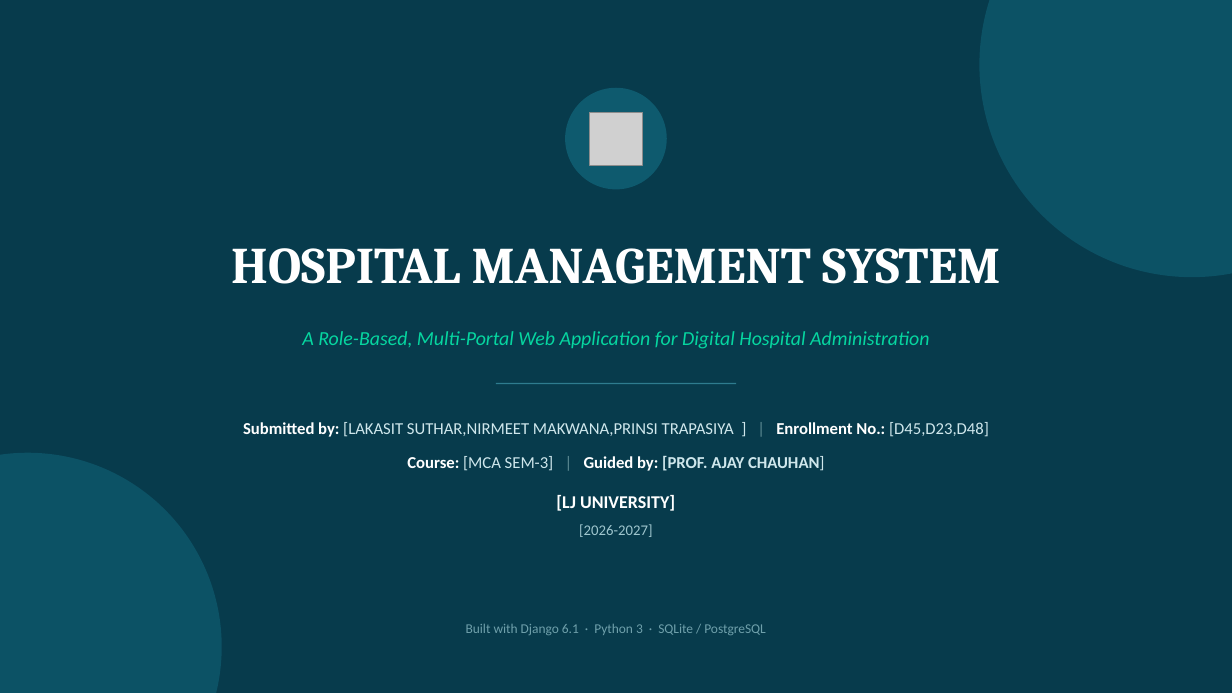
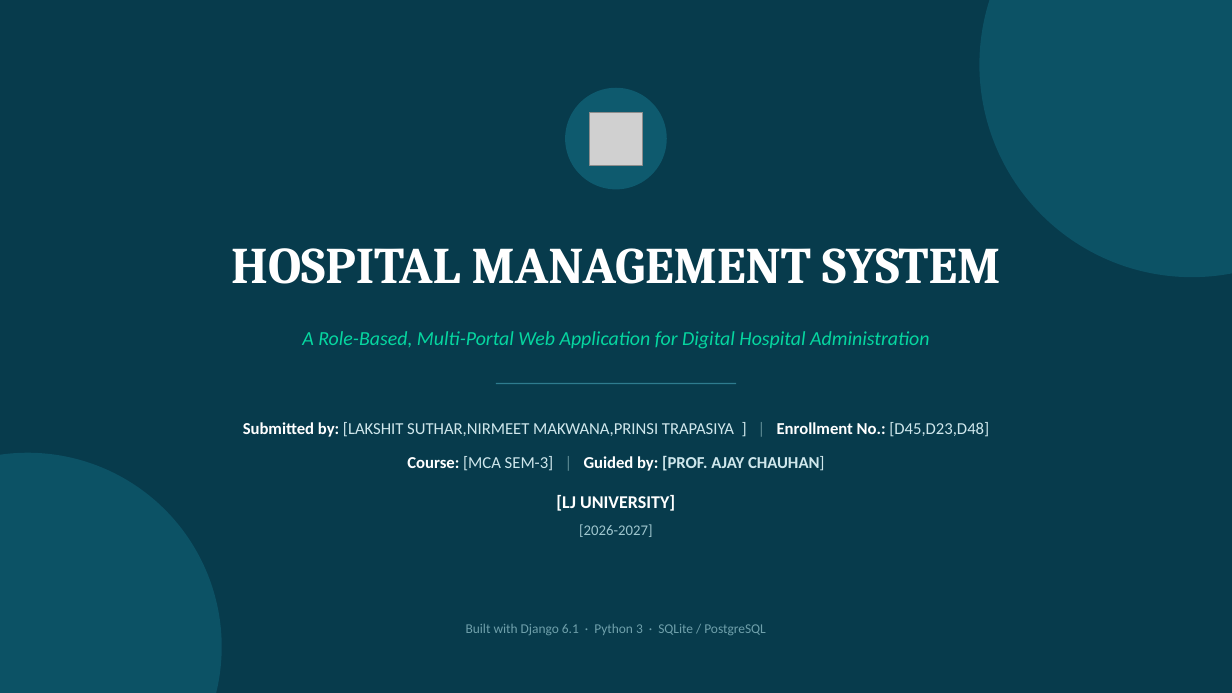
Before and after one commit to lakshitbuilds/Hospital-Management-System, a slide deck: slide 1 of HMS_Project_Presentation.pptx. Drawn at 1232x693 pixels with LibreOffice and Linux fonts; fonts in the diff are those of the drawing; grey boxes stand for pictures. Boxes give left, top, right and bottom in pixels: in the first picture for what was removed or moved away, otherwise in the second. Text is boxed around its words. In the diff, an @@ line names an element or a change of style, - is before the commit and + after.

```diff
--- a/HMS_Project_Presentation.pptx
+++ b/HMS_Project_Presentation.pptx
@@ text at box(243, 422, 989, 437): text changed @@
-Submitted by: [LAKASIT SUTHAR,NIRMEET MAKWANA,PRINSI TRAPASIYA ] | Enrollment No.: [D45,D23,D48]
+Submitted by: [LAKSHIT SUTHAR,NIRMEET MAKWANA,PRINSI TRAPASIYA ] | Enrollment No.: [D45,D23,D48]
```
Also in this commit, not shown: 5 other slides changed, 4 slides removed, 43 other files.
